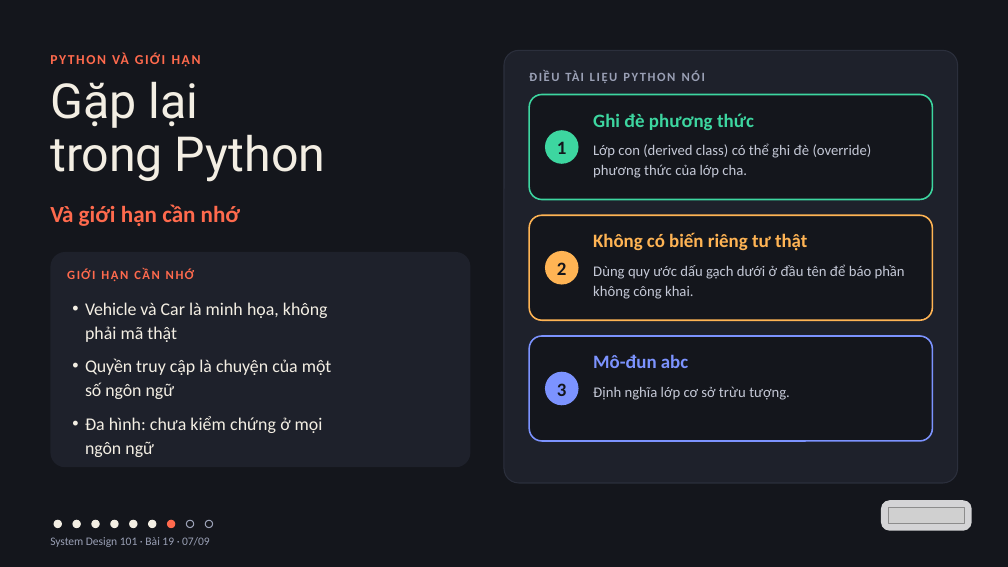
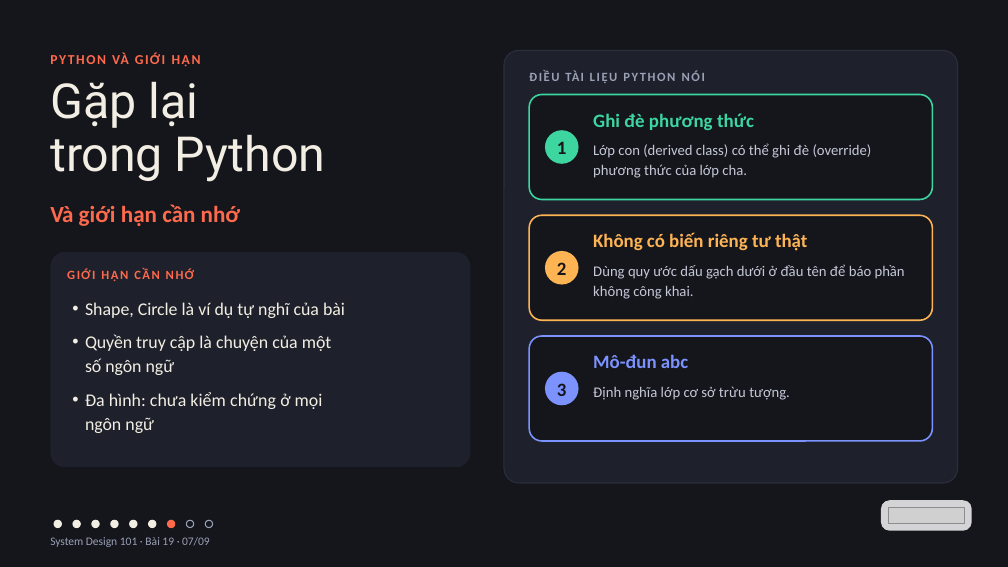
Before and after one commit to vohoailinh90/tool-marketing-studio, a slide deck: slide 7 of system-design-101/vi/lessons/sd-10-019/slides/sd-10-019.pptx. Drawn at 1008x567 pixels with LibreOffice and Linux fonts; fonts in the diff are those of the drawing; grey boxes stand for pictures. Boxes give left, top, right and bottom in pixels: in the first picture for what was removed or moved away, otherwise in the second. Text is boxed around its words. In the diff, an @@ line names an element or a change of style, - is before the commit and + after.

```diff
--- a/system-design-101/vi/lessons/sd-10-019/slides/sd-10-019.pptx
+++ b/system-design-101/vi/lessons/sd-10-019/slides/sd-10-019.pptx
@@ text at (85, 302, 345, 318): text changed @@
-• Vehicle và Car là minh họa, không phải mã thật
+• Shape, Circle là ví dụ tự nghĩ của bài
```
Also in this commit, not shown: 8 other slides changed, 4 other files.
